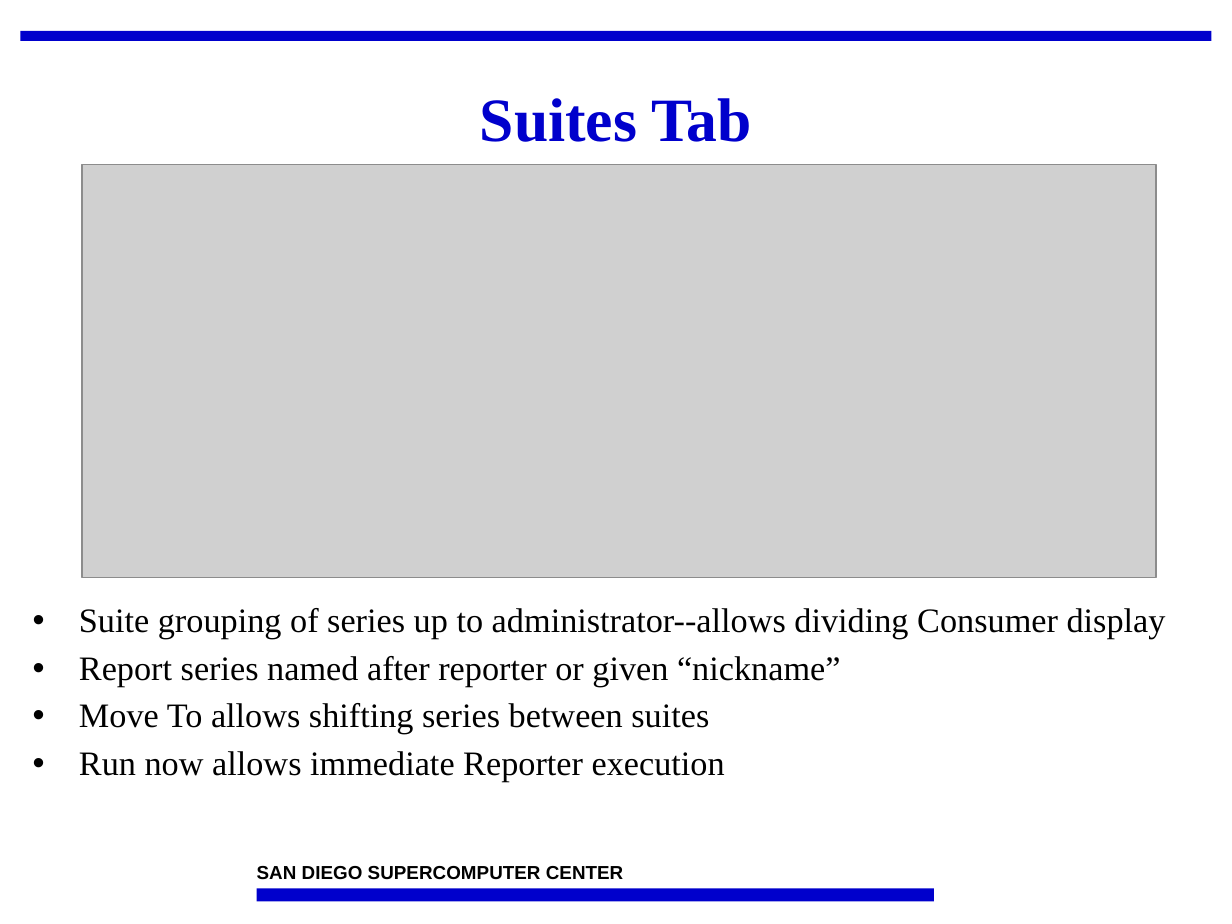
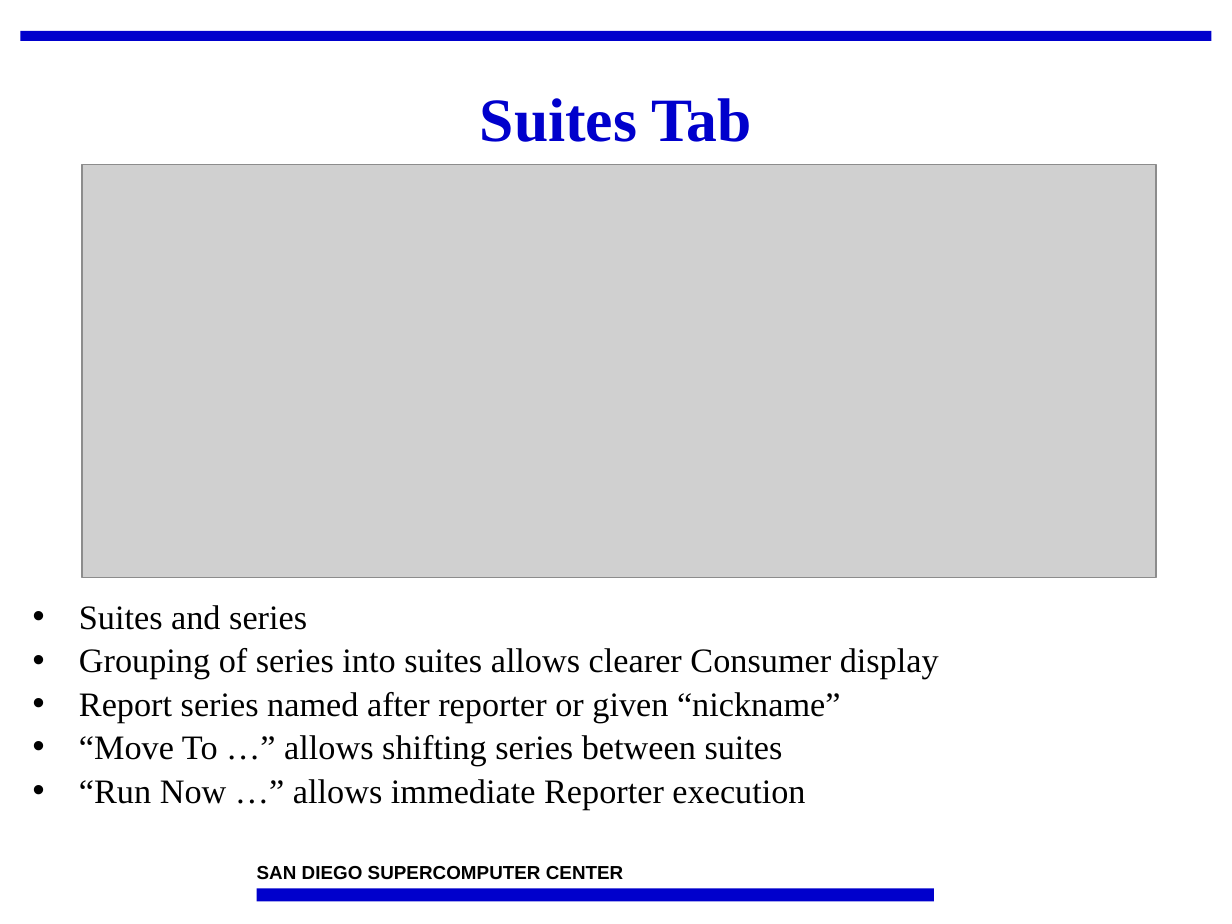
Before and after one commit to IncaProject/inca-xsede, a slide deck: slide 12 of talks/2008workshop/incat.ppt. Drawn at 1232x924 pixels with LibreOffice and Linux fonts; fonts in the diff are those of the drawing; grey boxes stand for pictures; background and template pictures are left out. Boxes give left, top, right and bottom in pixels: in the first picture for what was removed or moved away, otherwise in the second. Text is boxed around its words. In the diff, an @@ line names an element or a change of style, - is before the commit and + after.

```diff
--- a/talks/2008workshop/incat.ppt
+++ b/talks/2008workshop/incat.ppt
@@ text at bbox=[79, 605, 939, 679]: text changed @@
-• Suite grouping of series up to administrator--allows dividing Consumer display
+• Suites and series
+• Grouping of series into suites allows clearer Consumer display
@@ text at bbox=[79, 692, 841, 723]: line spacing 0.95 to 0.85 @@
@@ text at bbox=[79, 735, 805, 810]: text changed @@
-• Move To allows shifting series between suites
-• Run now allows immediate Reporter execution
+• “Move To …” allows shifting series between suites
+• “Run Now …” allows immediate Reporter execution
```
Also in this commit, not shown: 4 other slides changed, 1 slide added, 1 slide removed, 1 other file.
